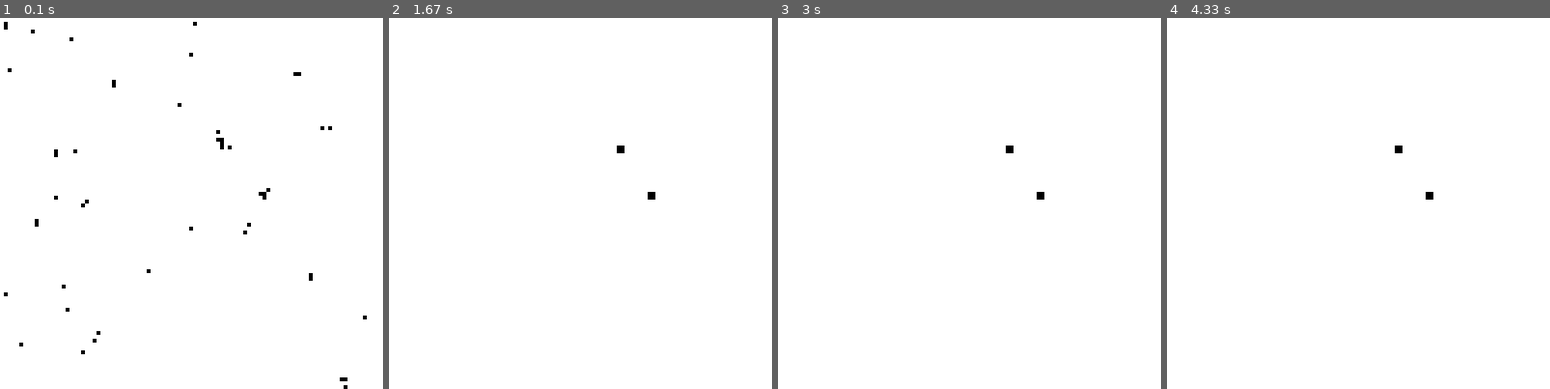
Above: before the commit, frames 1-4 (left to right).
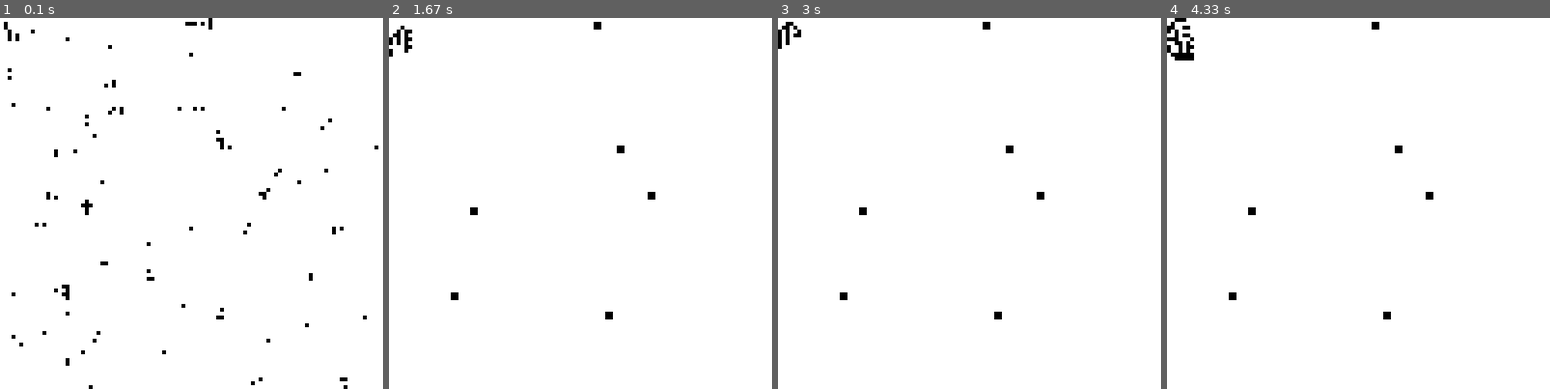
Above: after the commit, the same moments.

Repository: tuikkuanttila/pygame-of-life
Game: pygame game, started from gameoflife.py
Two runs of this game, one before a commit and one after it. Both use one fixed random seed, a clock stepped at 60 frames per second and the inputs below.
Inputs:
- Up to frame 1 (0.1 s): no input
- Up to frame 2 (1.67 s): no input
- Up to frame 3 (3 s): no input
- Up to frame 4 (4.33 s): no input

The runs differ from the first frame. In frame 1, 0.8% of the frame differs, in the area x 1-99%, y 0-100%; in frame 2, 0.4%; in frame 3, 0.3%; in frame 4, 0.6%.

Commit message:
Larger initial population

Diff:
--- a/gameoflife.py
+++ b/gameoflife.py
@@ -1,6 +1,5 @@
 '''
 Game of Life
-Homework for 2nd PyLadies Helsinki Meetup
 
 '''
 
@@ -10,7 +9,7 @@
 
 ROWS = 100
 COLUMNS = 100
-START_POPULATION = 500
+START_POPULATION = 700
 
 def get_neighbours(row,column,current_gen):
     '''
